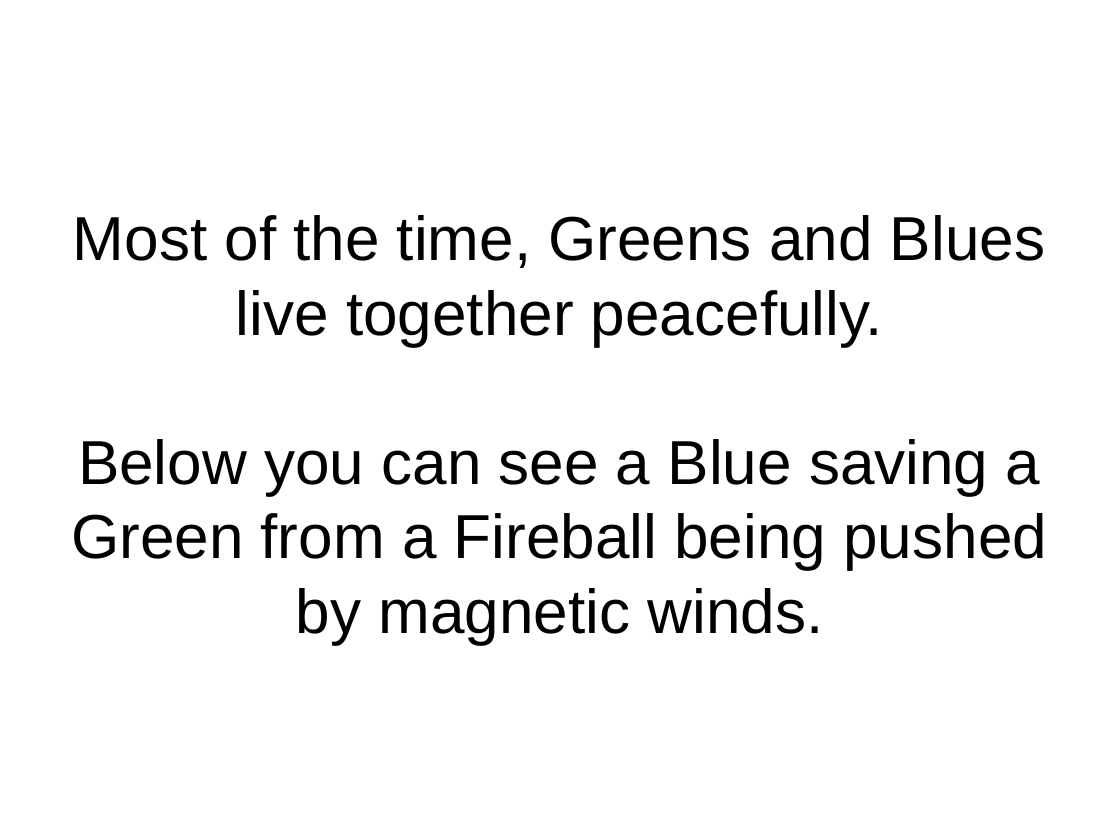
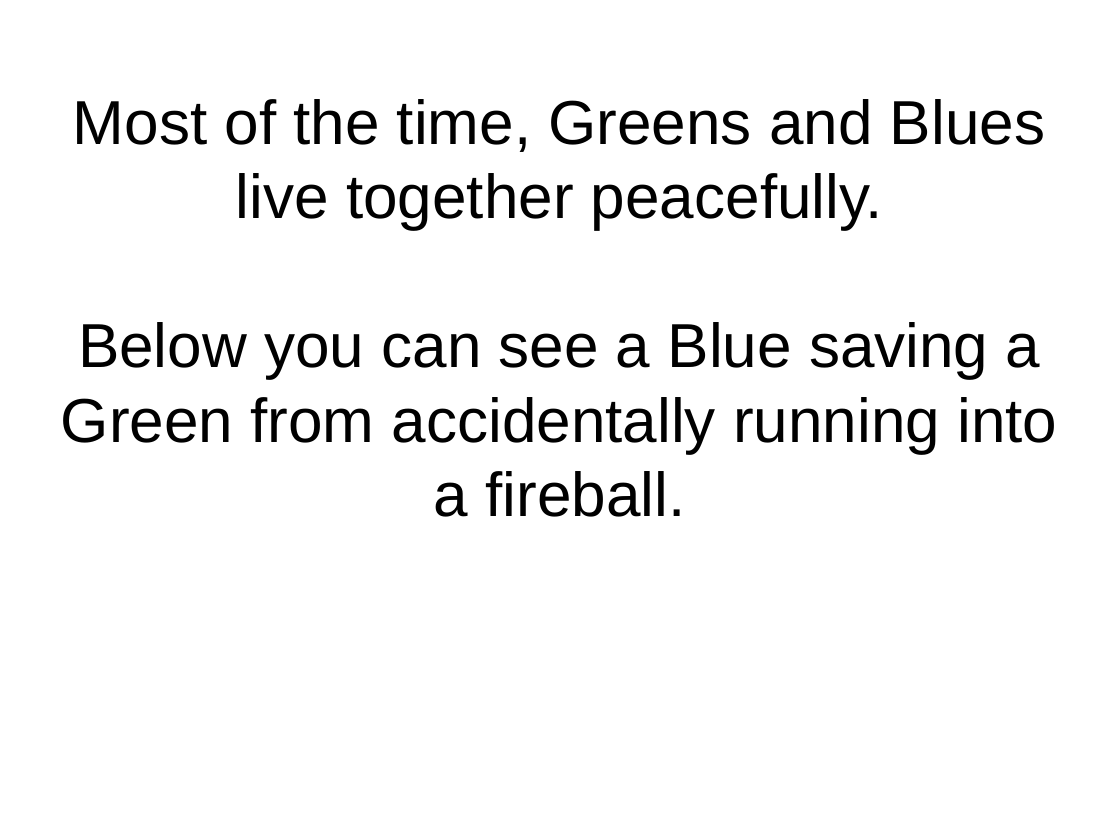
Before and after one commit to flxsosa/MoralDynamics, a slide deck: slide 8 of experiment_template/experiment_slides.odp. Drawn at 1120x840 pixels with LibreOffice and Linux fonts; fonts in the diff are those of the drawing. Boxes give left, top, right and bottom in pixels: in the first picture for what was removed or moved away, otherwise in the second. Text is boxed around its words. In the diff, an @@ line names an element or a change of style, - is before the commit and + after.

```diff
--- a/experiment_template/experiment_slides.odp
+++ b/experiment_template/experiment_slides.odp
@@ title "Most of the time, Greens ..." at <box>61,99,1057,517</box>: vertical alignment middle to top @@
@@ title at <box>61,99,1057,517</box>: text changed @@
-Most of the time, Greens and Blues live together peacefully.
-Below you can see a Blue saving a Green from a Fireball being pushed by magnetic winds.
+Most of the time, Greens and Blues live together peacefully.
+Below you can see a Blue saving a Green from accidentally running into a fireball.
```
Also in this commit, not shown: 7 other slides changed, 14 other files.
